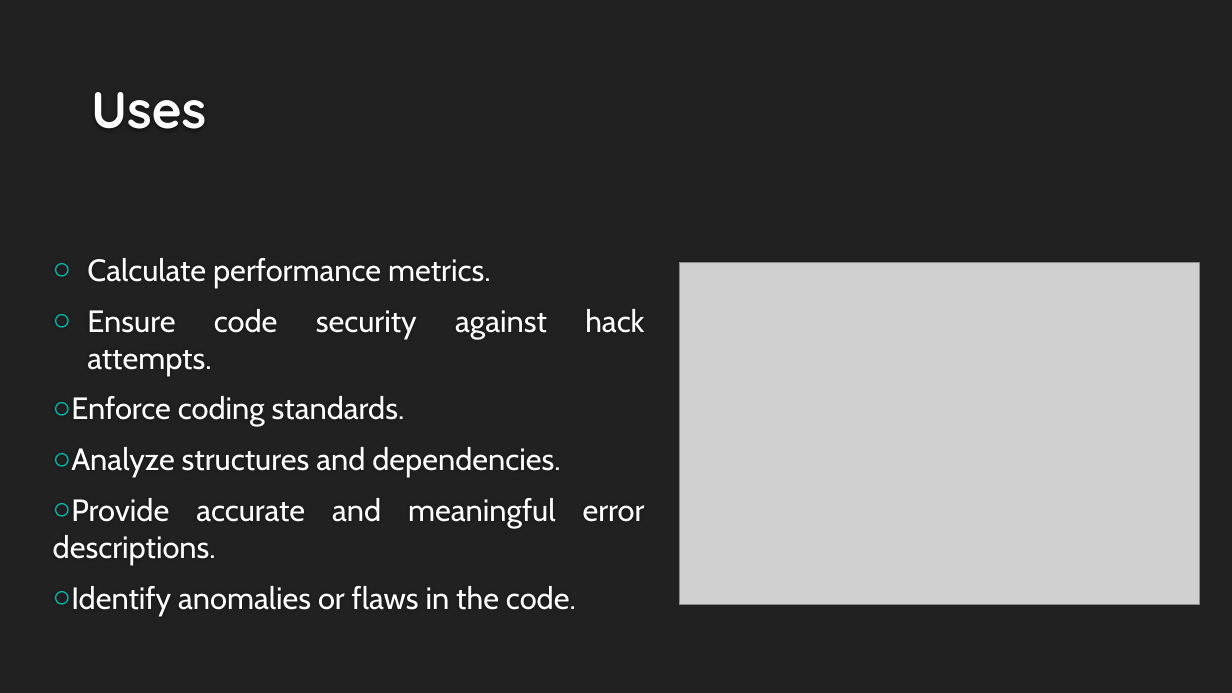
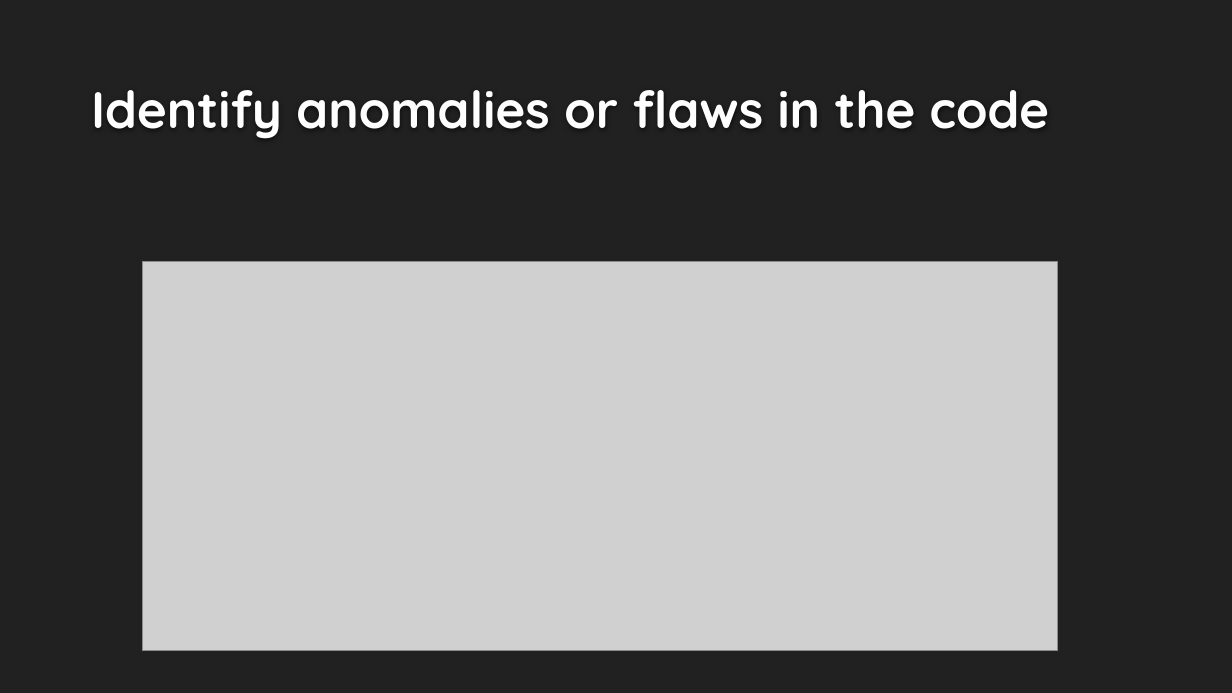
Before and after one commit to rodrigodpl/Static-Code-Analysis, a slide deck: slide 5 of docs/Static Code Analysis.pptx (slide 4 before the commit). Drawn at 1232x693 pixels with LibreOffice and Linux fonts; fonts in the diff are those of the drawing; grey boxes stand for pictures; background and template pictures are left out. Boxes give left, top, right and bottom in pixels: in the first picture for what was removed or moved away, otherwise in the second. Text is boxed around its words. In the diff, an @@ line names an element or a change of style, - is before the commit and + after.

Commit message:
final ppt upload

```diff
--- a/docs/Static Code Analysis.pptx
+++ b/docs/Static Code Analysis.pptx
@@ title at <box>91,90,1050,139</box>: text changed @@
-Uses
+Identify anomalies or flaws in the code
@@ text removed at <box>53,258,645,616</box> @@
-○ Calculate performance metrics.
-○ Ensure code security against hack attempts.
-○ Enforce coding standards.
-○ Analyze structures and dependencies.
-○ Provide accurate and meaningful error descriptions.
-○ Identify anomalies or flaws in the code.
@@ picture added at <box>142,262,1057,651</box> @@
@@ picture removed at <box>679,263,1200,605</box> @@
```
Also in this commit, not shown: 4 other slides changed, 11 slides added.
